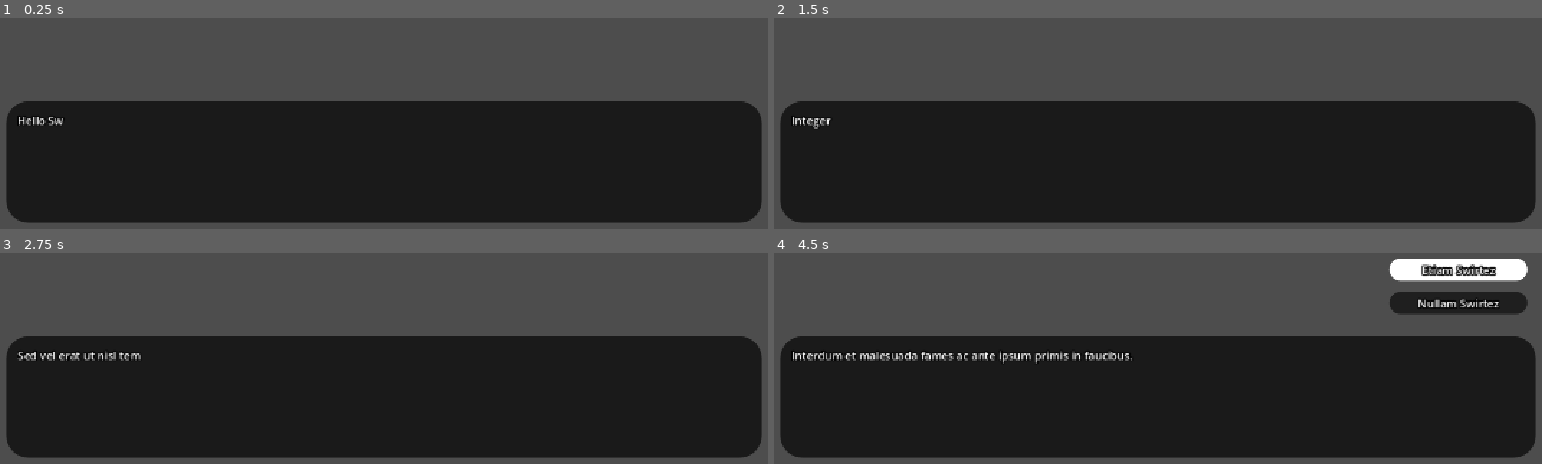
Above: before the commit, frames 1-4 (two rows, left to right).
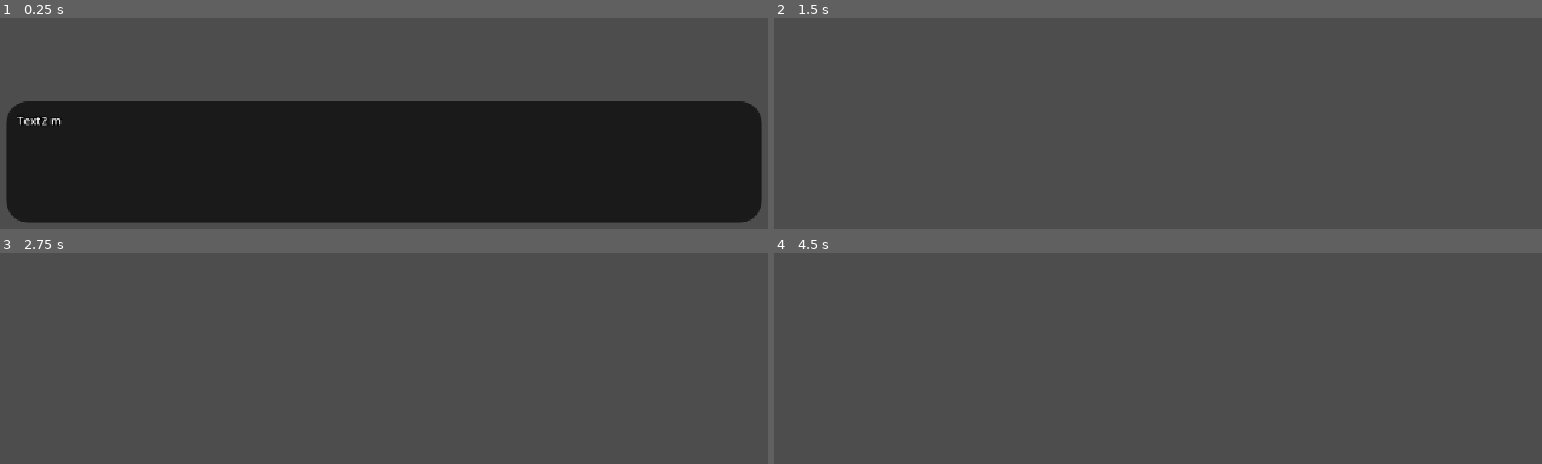
Above: after the commit, the same moments.

Repository: master172/NewDialogueSystem
Game: Godot game, scene res://tests/dialogue_testing.tscn
The game is run twice, just before and just after one commit, with the same random seed, the same clock (stepped at 60 frames per second) and the same inputs. The project has no main scene, so this scene is started directly.
Inputs:
- Up to frame 1 (0.25 s): no input
- Up to frame 2 (1.5 s): tap Enter (ui_accept) at 0.5, 0.77, 1.25 s; hold Up (ui_up) 0.53-1.28 s; hold Down (ui_down) from 1.28 s (still down)
- Up to frame 3 (2.75 s): tap Enter (ui_accept) at 1.52, 2 s; release Down (ui_down) at 2.03 s; hold Up (ui_up) from 2.03 s (still down)
- Up to frame 4 (4.5 s): tap Enter (ui_accept) at 3.02, 3.5, 3.77, 4.25 s; release Up (ui_up) at 3.53 s; hold Down (ui_down) from 3.53 s (still down)

The runs differ from the first frame. In frame 1, 0.2% of the frame differs, in the area x 2-9%, y 46-52%; in frame 2, 57%; in frame 3, 56%; in frame 4, 60%, in the area x 0-100%, y 2-98%.

Commit message:
add conditon and expression node

Diff:
--- a/src/runtime/dialogue_runtime.gd
+++ b/src/runtime/dialogue_runtime.gd
@@ -11,6 +11,7 @@
 @export var options_container: DialogueOptionsInterface
 @export var event_interface: DialogueEventInterface
 @export var variable_interface: DialogueVariableInterface
+@export var expression_interface: DialogueExpressionInterface
 
 enum STATES{
 	INACTIVE,
@@ -48,6 +49,7 @@
 	dialogue_context.options_interface = options_container
 	dialogue_context.event_interface = event_interface
 	dialogue_context.variable_interface = variable_interface
+	dialogue_context.expression_interface = expression_interface
 
 func process_visibility()->void:
 	if current_state == STATES.INACTIVE: visible = false
--- a/src/runtime/dialogue_runtime.tscn
+++ b/src/runtime/dialogue_runtime.tscn
@@ -7,6 +7,9 @@
 [ext_resource type="PackedScene" uid="uid://dl12c3mgrusxh" path="res://src/components/option.tscn" id="2_mldon"]
 [ext_resource type="Script" uid="uid://00ogiiotw4m3" path="res://src/runtime/event_interface.gd" id="5_mldon"]
 [ext_resource type="Script" uid="uid://cync5bdnklvtd" path="res://auxiliarry_systems/event_bus.gd" id="6_kv54q"]
+[ext_resource type="Script" uid="uid://dftq1ftjsoeam" path="res://src/runtime/expression_interface.gd" id="8_dofin"]
+[ext_resource type="Script" uid="uid://cwaxatpba6s8c" path="res://src/dialogue_expression_evaluator/expression_evaluator.gd" id="9_t8sqj"]
+[ext_resource type="Script" uid="uid://d3ojvsud7670m" path="res://src/dialogue_expression_evaluator/evaluator/DEEvaluator.gd" id="10_u26y0"]
 
 [sub_resource type="StyleBoxFlat" id="StyleBoxFlat_34jt8"]
 bg_color = Color(0.101960786, 0.101960786, 0.101960786, 1)
@@ -15,7 +18,7 @@
 corner_radius_bottom_right = 32
 corner_radius_bottom_left = 32
 
-[node name="DialogueRuntime" type="Control" unique_id=475997367 node_paths=PackedStringArray("event_bus", "dialog_box", "options_container", "event_interface", "variable_interface")]
+[node name="DialogueRuntime" type="Control" unique_id=475997367 node_paths=PackedStringArray("event_bus", "dialog_box", "options_container", "event_interface", "variable_interface", "expression_interface")]
 layout_mode = 3
 anchors_preset = 15
 anchor_right = 1.0
@@ -28,6 +31,7 @@
 options_container = NodePath("MainContainer/OptionsContainer")
 event_interface = NodePath("EventInterface")
 variable_interface = NodePath("VariableInterface")
+expression_interface = NodePath("ExpressionInterface")
 
 [node name="VariableInterface" type="Node" parent="." unique_id=2058994109]
 script = ExtResource("2_in68u")
@@ -116,3 +120,17 @@
 [node name="EventBus" type="Node" parent="EventInterface" unique_id=771485399]
 script = ExtResource("6_kv54q")
 metadata/_custom_type_script = "uid://cync5bdnklvtd"
+
+[node name="ExpressionInterface" type="Node" parent="." unique_id=115591866 node_paths=PackedStringArray("dialogue_expression_evaluator", "de_evaluator")]
+script = ExtResource("8_dofin")
+dialogue_expression_evaluator = NodePath("DialogueExpressionEvaluator")
+de_evaluator = NodePath("DEEvaluator")
+
+[node name="DialogueExpressionEvaluator" type="Node" parent="ExpressionInterface" unique_id=1712188086 node_paths=PackedStringArray("variable_interface")]
+script = ExtResource("9_t8sqj")
+variable_interface = NodePath("../../VariableInterface")
+metadata/_custom_type_script = "uid://cwaxatpba6s8c"
+
+[node name="DEEvaluator" type="Node" parent="ExpressionInterface" unique_id=892546741]
+script = ExtResource("10_u26y0")
+metadata/_custom_type_script = "uid://d3ojvsud7670m"
--- /dev/null
+++ b/src/runtime/expression_interface.gd
@@ -0,0 +1,10 @@
+extends Node
+class_name DialogueExpressionInterface
+
+@export var dialogue_expression_evaluator: DialogueExpressionEvaluator
+@export var de_evaluator: DEEvaluator
+
+func evaluate(input:String)->Variant:
+	var tokens:Array[Token] = ExpressionEvaluatorLexer.lex(input,dialogue_expression_evaluator)
+	var ast:ASTNode = DEParser.parse(tokens,dialogue_expression_evaluator)
+	return de_evaluator.evaluate_ast(ast,dialogue_expression_evaluator)
--- /dev/null
+++ b/src/script_templates/dialogue_nodes/flow_nodes/dialogue_conditon_node.gd
@@ -0,0 +1,20 @@
+extends BaseDialogueNode
+class_name DialogueConditionNode
+
+@export_multiline() var conditon:String = ""
+
+var result:Variant
+
+@warning_ignore("unused_parameter")
+func _enter(context:DialogueContext)->void:
+	result = context.expression_interface.evaluate(conditon)
+
+@warning_ignore("unused_parameter")
+func _exit(context:DialogueContext)->void:
+	pass
+
+@warning_ignore("unused_parameter")
+func _update(context:DialogueContext)->DialogueNodeUpdateResult:
+	if result:
+		return create_result(transaction_results.ADVANCE,0)
+	return create_result(transaction_results.ADVANCE,1)
--- /dev/null
+++ b/src/script_templates/dialogue_nodes/flow_nodes/dialogue_expression_node.gd
@@ -0,0 +1,16 @@
+extends BaseDialogueNode
+class_name DialogueExpressionNode
+
+@export_multiline() var expression:String = ""
+
+@warning_ignore("unused_parameter")
+func _enter(context:DialogueContext)->void:
+	context.expression_interface.evaluate(expression)
+
+@warning_ignore("unused_parameter")
+func _exit(context:DialogueContext)->void:
+	pass
+
+@warning_ignore("unused_parameter")
+func _update(context:DialogueContext)->DialogueNodeUpdateResult:
+	return create_result(transaction_results.ADVANCE)
--- a/src/script_templates/transaction_resources/DialogueContext.gd
+++ b/src/script_templates/transaction_resources/DialogueContext.gd
@@ -5,7 +5,7 @@
 var options_interface:DialogueOptionsInterface
 var event_interface:DialogueEventInterface
 var variable_interface:DialogueVariableInterface
-
+var expression_interface:DialogueExpressionInterface
 
 func _clear()->void:
 	dialog_box_interface.clear()
--- /dev/null
+++ b/tests/ConditonTesting.tres
@@ -0,0 +1,85 @@
+[gd_resource type="Resource" script_class="DialogueGraph" format=3 uid="uid://dg8w5gpqwwxj0"]
+
+[ext_resource type="Script" uid="uid://kmkx5sr24rw0" path="res://src/script_templates/runtime_resources/dialogue_connection.gd" id="1_dekj5"]
+[ext_resource type="Script" uid="uid://ca4cj7ke8toq5" path="res://src/script_templates/dialogue_nodes/base_dialogue_node.gd" id="2_u5jvh"]
+[ext_resource type="Script" uid="uid://7qj2hmgyvpgm" path="res://src/script_templates/dialogue_nodes/control_nodes/dialogue_start_node.gd" id="3_hu13m"]
+[ext_resource type="Script" uid="uid://ium3rjdwxfih" path="res://src/script_templates/dialogue_nodes/flow_nodes/dialogue_conditon_node.gd" id="4_1im5b"]
+[ext_resource type="Script" uid="uid://dwhuptrc5ag4b" path="res://src/script_templates/dialogue_nodes/flow_nodes/dialogue_expression_node.gd" id="4_u5jvh"]
+[ext_resource type="Script" uid="uid://ce2qfikhk5avg" path="res://src/script_templates/dialogue_nodes/core_nodes/dialogue_text_node.gd" id="5_cnq2p"]
+[ext_resource type="Script" uid="uid://cv6pccyh4t72n" path="res://src/script_templates/dialogue_nodes/control_nodes/dialogue_end_node.gd" id="6_bflv4"]
+[ext_resource type="Script" uid="uid://5rcpd6ha7bfx" path="res://src/script_templates/runtime_resources/dialogue_graph.gd" id="7_au1mv"]
+
+[sub_resource type="Resource" id="Resource_a24fr"]
+script = ExtResource("1_dekj5")
+to_id = 5
+metadata/_custom_type_script = "uid://kmkx5sr24rw0"
+
+[sub_resource type="Resource" id="Resource_adxmr"]
+script = ExtResource("1_dekj5")
+from_id = 1
+to_id = 2
+metadata/_custom_type_script = "uid://kmkx5sr24rw0"
+
+[sub_resource type="Resource" id="Resource_3yrwc"]
+script = ExtResource("1_dekj5")
+from_id = 1
+from_port = 1
+to_id = 3
+metadata/_custom_type_script = "uid://kmkx5sr24rw0"
+
+[sub_resource type="Resource" id="Resource_slit3"]
+script = ExtResource("1_dekj5")
+from_id = 2
+to_id = 4
+metadata/_custom_type_script = "uid://kmkx5sr24rw0"
+
+[sub_resource type="Resource" id="Resource_oou4r"]
+script = ExtResource("1_dekj5")
+from_id = 3
+to_id = 4
+metadata/_custom_type_script = "uid://kmkx5sr24rw0"
+
+[sub_resource type="Resource" id="Resource_u5jvh"]
+script = ExtResource("1_dekj5")
+from_id = 5
+to_id = 1
+metadata/_custom_type_script = "uid://kmkx5sr24rw0"
+
+[sub_resource type="Resource" id="Resource_u26y0"]
+script = ExtResource("3_hu13m")
+metadata/_custom_type_script = "uid://7qj2hmgyvpgm"
+
+[sub_resource type="Resource" id="Resource_4p0xp"]
+script = ExtResource("4_u5jvh")
+expression = "{main_val} = 1"
+id = 5
+metadata/_custom_type_script = "uid://dwhuptrc5ag4b"
+
+[sub_resource type="Resource" id="Resource_grr8i"]
+script = ExtResource("4_1im5b")
+conditon = "{main_val} == 10"
+id = 1
+metadata/_custom_type_script = "uid://ium3rjdwxfih"
+
+[sub_resource type="Resource" id="Resource_5bjjf"]
+script = ExtResource("5_cnq2p")
+text = "Text1 main_val was true"
+id = 2
+metadata/_custom_type_script = "uid://ce2qfikhk5avg"
+
+[sub_resource type="Resource" id="Resource_wlpup"]
+script = ExtResource("5_cnq2p")
+text = "Text2 main_val was false"
+id = 3
+metadata/_custom_type_script = "uid://ce2qfikhk5avg"
+
+[sub_resource type="Resource" id="Resource_xjs6x"]
+script = ExtResource("6_bflv4")
+id = 4
+metadata/_custom_type_script = "uid://cv6pccyh4t72n"
+
+[resource]
+script = ExtResource("7_au1mv")
+dialogs = Array[ExtResource("2_u5jvh")]([SubResource("Resource_u26y0"), SubResource("Resource_4p0xp"), SubResource("Resource_grr8i"), SubResource("Resource_5bjjf"), SubResource("Resource_wlpup"), SubResource("Resource_xjs6x")])
+connections = Array[ExtResource("1_dekj5")]([SubResource("Resource_a24fr"), SubResource("Resource_adxmr"), SubResource("Resource_3yrwc"), SubResource("Resource_slit3"), SubResource("Resource_oou4r"), SubResource("Resource_u5jvh")])
+metadata/_custom_type_script = "uid://5rcpd6ha7bfx"
--- a/tests/dialogue_testing.tscn
+++ b/tests/dialogue_testing.tscn
@@ -2,7 +2,7 @@
 
 [ext_resource type="Script" uid="uid://ytfl6ka6q3nc" path="res://tests/dialogue_testing.gd" id="1_21ys4"]
 [ext_resource type="PackedScene" uid="uid://dex03s2jhaxx8" path="res://src/runtime/dialogue_runtime.tscn" id="1_j2f88"]
-[ext_resource type="Resource" uid="uid://vx801c0671ul" path="res://tests/BaseDialogoue.tres" id="2_4p0xp"]
+[ext_resource type="Resource" uid="uid://dg8w5gpqwwxj0" path="res://tests/ConditonTesting.tres" id="2_4p0xp"]
 
 [node name="DialogueTesting" type="Node2D" unique_id=411720287 node_paths=PackedStringArray("dialogue_runtime")]
 script = ExtResource("1_21ys4")
--- a/tests/expression_evaluator_test.gd
+++ b/tests/expression_evaluator_test.gd
@@ -10,8 +10,5 @@
 # Called when the node enters the scene tree for the first time.
 func _ready() -> void:
 	var tokens:Array[Token] = ExpressionEvaluatorLexer.lex(message,dialogue_expression_evaluator)
-	print(tokens)
 	result = DEParser.parse(tokens,dialogue_expression_evaluator)
-	var printer:PrettyPrintVisitor = PrettyPrintVisitor.new()
-	printer.visit(result)
 	print(de_evaluator.evaluate_ast(result,dialogue_expression_evaluator))
--- a/tests/expression_evaluator_test.tscn
+++ b/tests/expression_evaluator_test.tscn
@@ -10,7 +10,7 @@
 dialogue_expression_evaluator = NodePath("DialogueExpressionEvaluator")
 dialogue_variable_interface = NodePath("DialogueVariableInterface")
 de_evaluator = NodePath("DEEvaluator")
-message = " 10 % 3"
+message = "(86.0/54.0)"
 
 [node name="DialogueExpressionEvaluator" type="Node" parent="." unique_id=229015767 node_paths=PackedStringArray("variable_interface")]
 script = ExtResource("3_drh1c")
Not shown, added: src/runtime/expression_interface.gd.uid
Not shown, added: src/script_templates/dialogue_nodes/flow_nodes/dialogue_conditon_node.gd.uid
Not shown, added: src/script_templates/dialogue_nodes/flow_nodes/dialogue_expression_node.gd.uid
